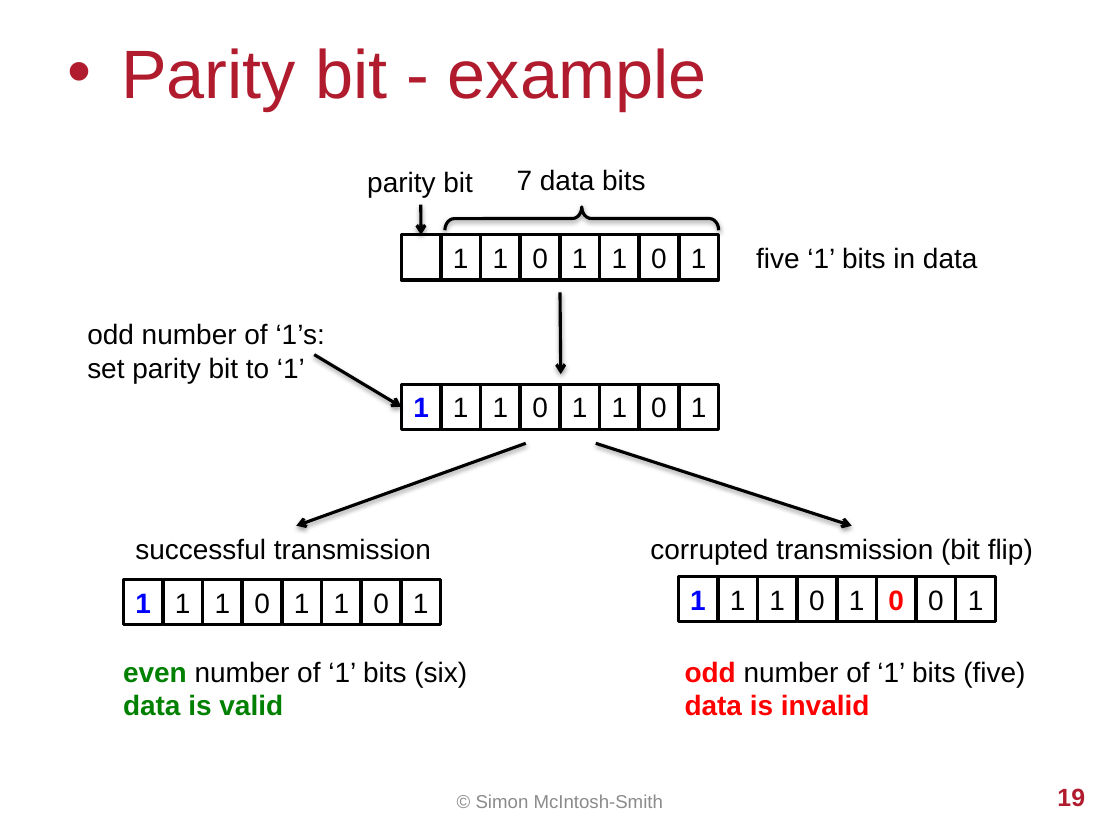
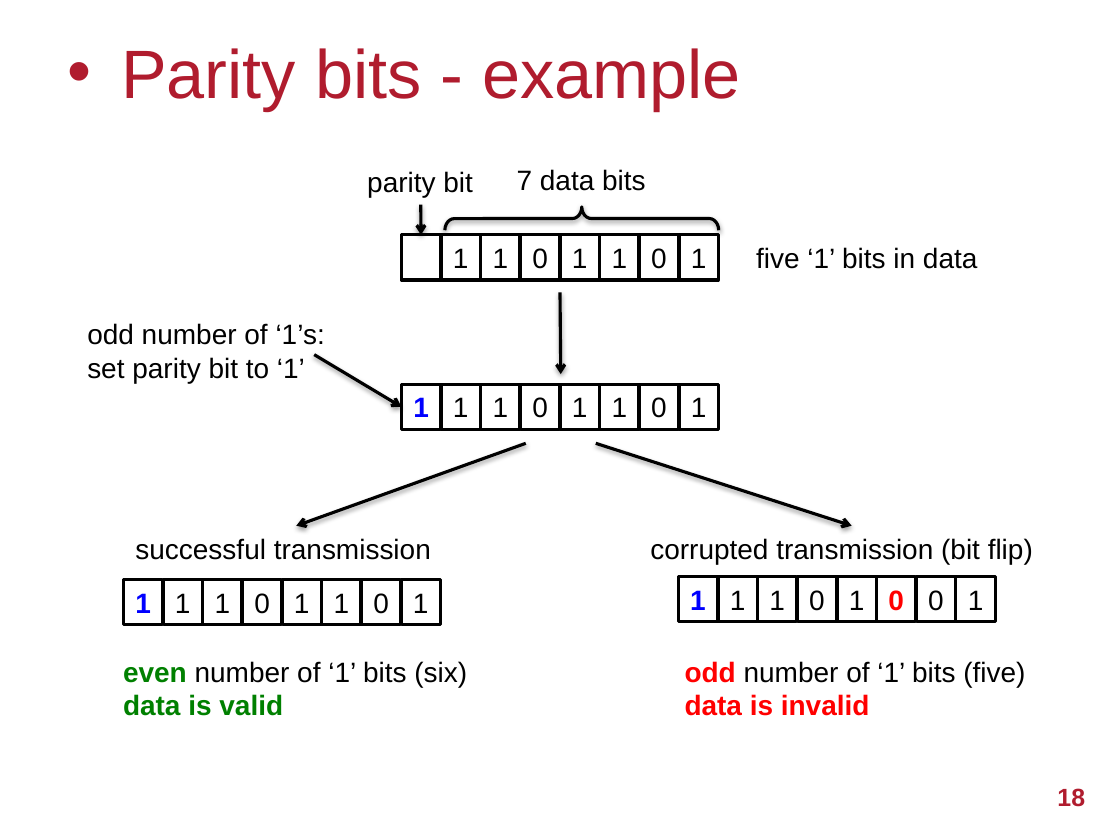
Before and after one commit to UoB-HPC/abft-training, a slide deck: slide 18 of abft-training.pptx (slide 19 before the commit). Drawn at 1120x840 pixels with LibreOffice and Linux fonts; fonts in the diff are those of the drawing; background and template pictures are left out. Boxes give left, top, right and bottom in pixels: in the first picture for what was removed or moved away, otherwise in the second. Text is boxed around its words. In the diff, an @@ line names an element or a change of style, - is before the commit and + after.

```diff
--- a/abft-training.pptx
+++ b/abft-training.pptx
@@ title at [121, 48, 741, 110]: text changed @@
-• Parity bit - example
+• Parity bits - example
@@ text removed at [476, 794, 663, 808] @@
-© Simon McIntosh-Smith
@@ page number at [1057, 788, 1085, 807]: text changed @@
-19
+18
```
Also in this commit, not shown: 5 other slides changed, 17 slides added, 1 slide removed.
